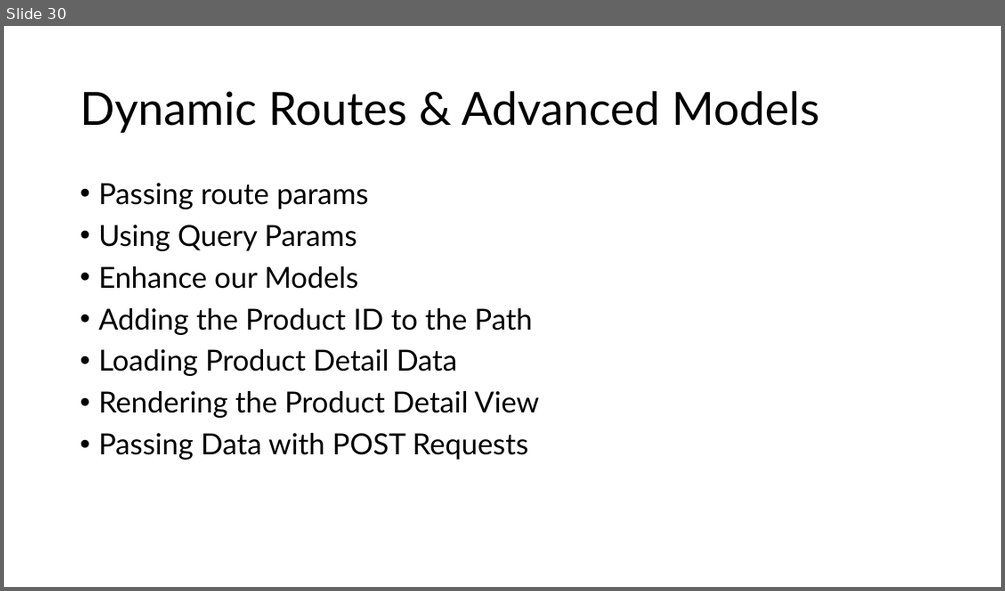
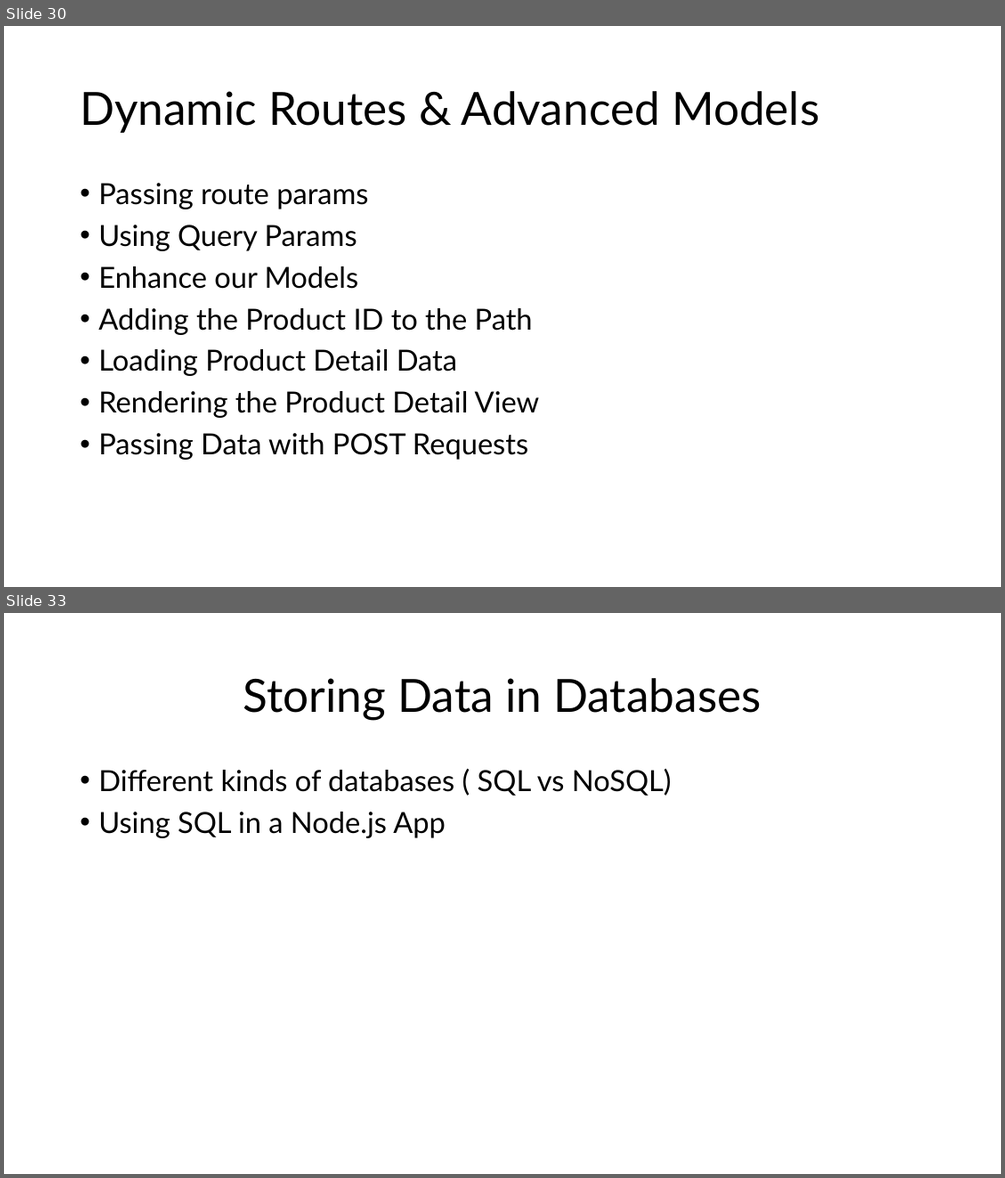
Before and after one commit to PiyushChaturvedii/Batch06, a slide deck: Node/node.pptx. Shown one above the other, each under a label of ours: slide 30 before the commit, slides 30 and 33 after it; the slides between them are not shown. The pictures are 1005x591 and 1005x1178 pixels, drawn with LibreOffice and Linux fonts; fonts in the diff are those of the drawing. Boxes give left, top, right and bottom in pixels: in the first picture for what was removed or moved away, otherwise in the second. Text is boxed around its words. In the diff, an @@ line names an element or a change of style, - is before the commit and + after.

```diff
--- a/Node/node.pptx
+++ b/Node/node.pptx
@@ slide 33 added at [4, 613, 1001, 1174], background #FFFFFF @@
@@ title added at [243, 678, 760, 720], 44 pt, text #000000 @@
+Storing Data in Databases
@@ text added at [98, 769, 672, 838], 28 pt, text #000000 @@
+• Different kinds of databases ( SQL vs NoSQL)
+• Using SQL in a Node.js App
```
Also in this commit, not shown: 1 slide changed, 9 other slides added, 35 other files.
